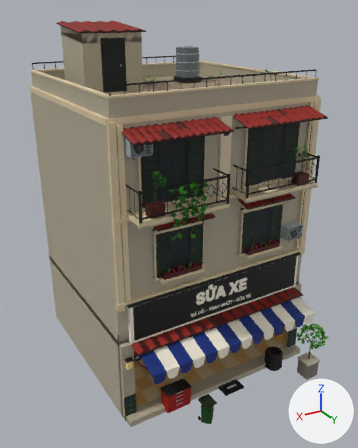
Two versions of the FBX model Assets/PhoViet/Art/Streets/PV_StreetShop05.fbx, one commit apart.
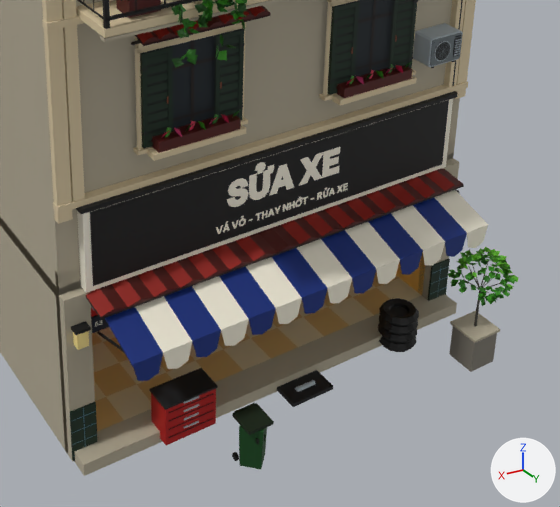
Old and new are each drawn whole from a 50 mm camera at (9.69, 17.11, 13.93) aimed at (0.24, 1.36, 6.05) and again close up on the part from 26% to 97% of the width and 47% to 99% of the height. Arrows for +X, +Y and +Z are at lower right; the lights stay in place. The older version's two pictures come first. Objects named as collision shapes, trigger or cutter boxes, shadow casters or lower levels of detail are left out. Where no turn or scale is listed for an object, it has been applied to the vertices. Vertices at exactly the same position are counted once.

Names of what the first close-up shows: 'PV_StreetShop05_LOD0'.
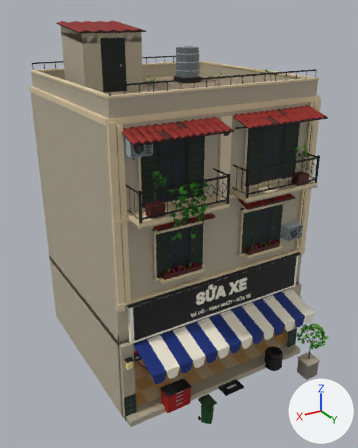
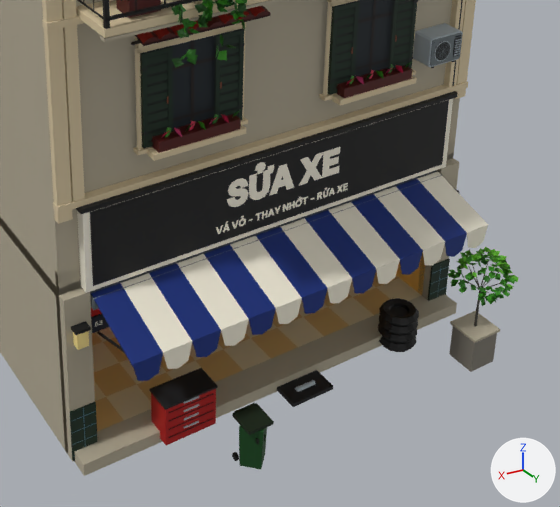
Changed parts and their boxes (x1, y1, x2, y2) in the close-ups (560 x 507 px):
part 1 of me_pv_streetshop05_lod0, deleted (red): before (86, 169, 464, 319)

Diff of the bpy script that builds the scene:
```diff
--- a/Assets/PhoViet/Art/Streets/PV_StreetShop05.fbx.py
+++ b/Assets/PhoViet/Art/Streets/PV_StreetShop05.fbx.py
@@ me_pv_streetshop05_lod0 @@
 # used by ob_pv_streetshop05_lod0; location = (0.0, 0.0, 0.0)
-me_pv_streetshop05_lod0.from_pydata(...)  # 11713 vertices, 8062 faces; spans x -4.21..4.21, y -3.93..6.21, z 0.0..13.57
+me_pv_streetshop05_lod0.from_pydata(...)  # 11623 vertices, 8008 faces; spans x -4.21..4.21, y -3.93..6.21, z 0.0..13.57
+# me_pv_streetshop05_lod0 part 1: the loose piece of 90 vertices spanning x -3.8..3.8, y 3.94..4.6, z 3.15..3.34 is deleted
 me_pv_streetshop05_lod0.materials.append(mat_pv_streetatlas)
```
